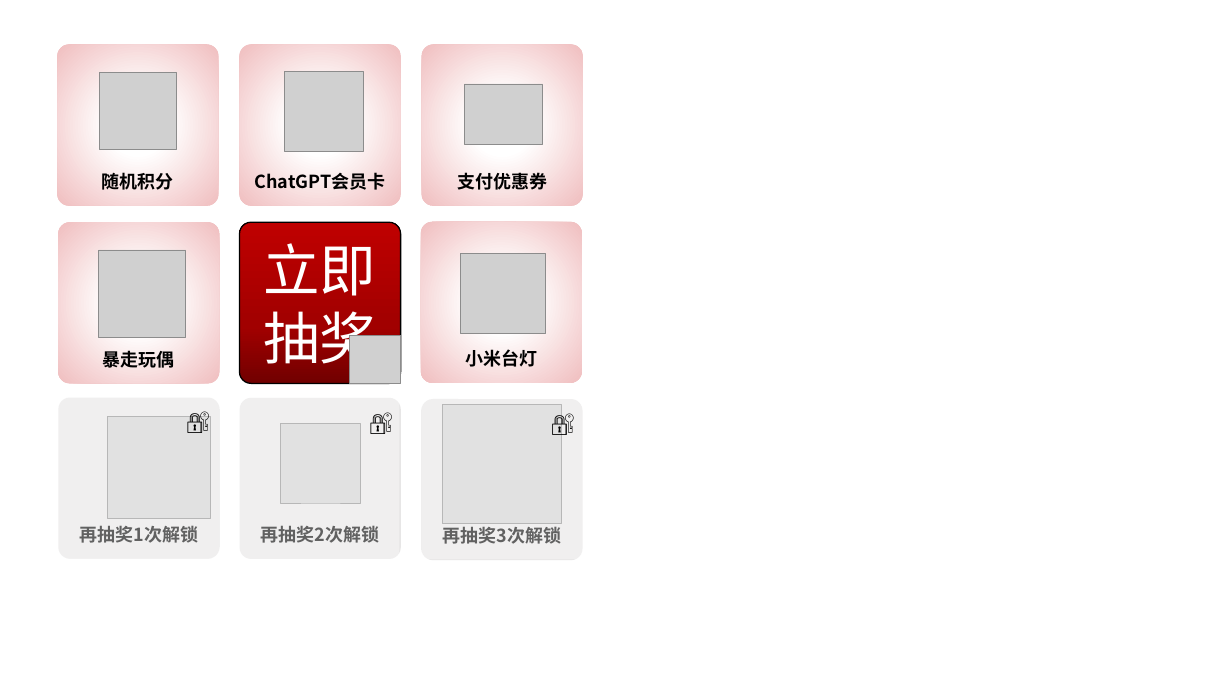
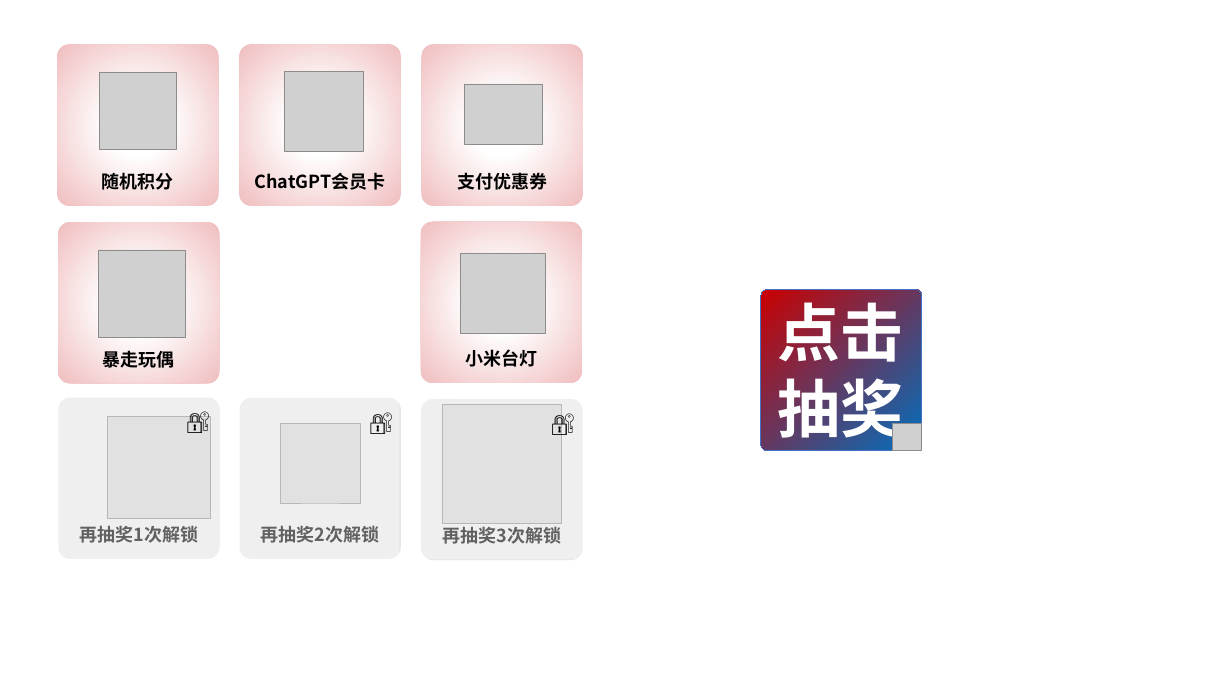
Before and after one commit to jackiegao6/docker-images-v4.0-front, a slide deck: slide 4 of docs/抽奖素材.pptx. Drawn at 1232x693 pixels with LibreOffice and Linux fonts; fonts in the diff are those of the drawing; grey boxes stand for pictures. Boxes give left, top, right and bottom in pixels: in the first picture for what was removed or moved away, otherwise in the second. Text is boxed around its words. In the diff, an @@ line names an element or a change of style, - is before the commit and + after.

```diff
--- a/docs/抽奖素材.pptx
+++ b/docs/抽奖素材.pptx
@@ rounded rectangle "点击": place and size @@
-rounded rectangle "点击" at [239, 223, 400, 384]
+rounded rectangle "点击" at [761, 289, 921, 450]
@@ rounded rectangle "点击" at [761, 289, 921, 450]: fill gradient #720000 to #A20000 to #C00000 to gradient #CB0000 to #0070C0; outline #ABC0E4 1 pt to #4472C4 0 pt; proportions changed @@
@@ text in rounded rectangle at [778, 293, 904, 372]: text changed; size 44 to 49 pt; font Roboto to Noto Sans CJK SC; bold on @@
-立即
+点击
@@ text in rounded rectangle at [778, 368, 904, 447]: size 44 to 49 pt, font Roboto to Noto Sans CJK SC, bold on in "抽奖" @@
@@ picture: place and size @@
-picture at [349, 335, 401, 384]
+picture at [893, 423, 921, 450]
```
Also in this commit, not shown: 6 other files.
